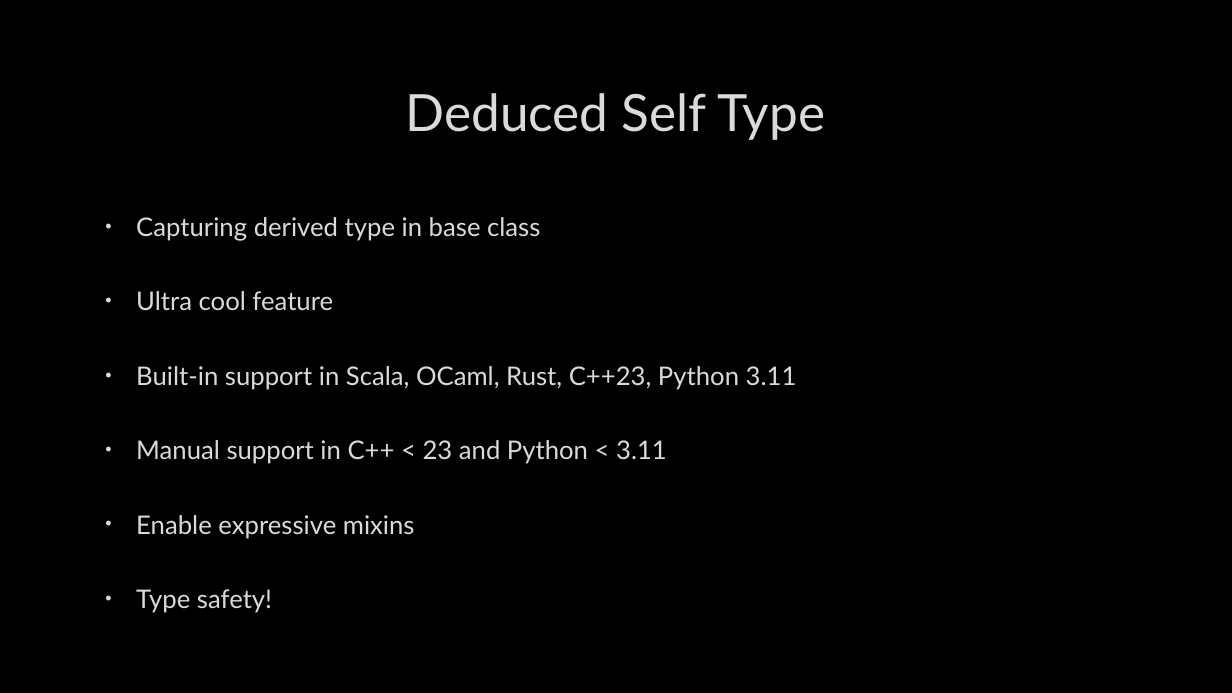
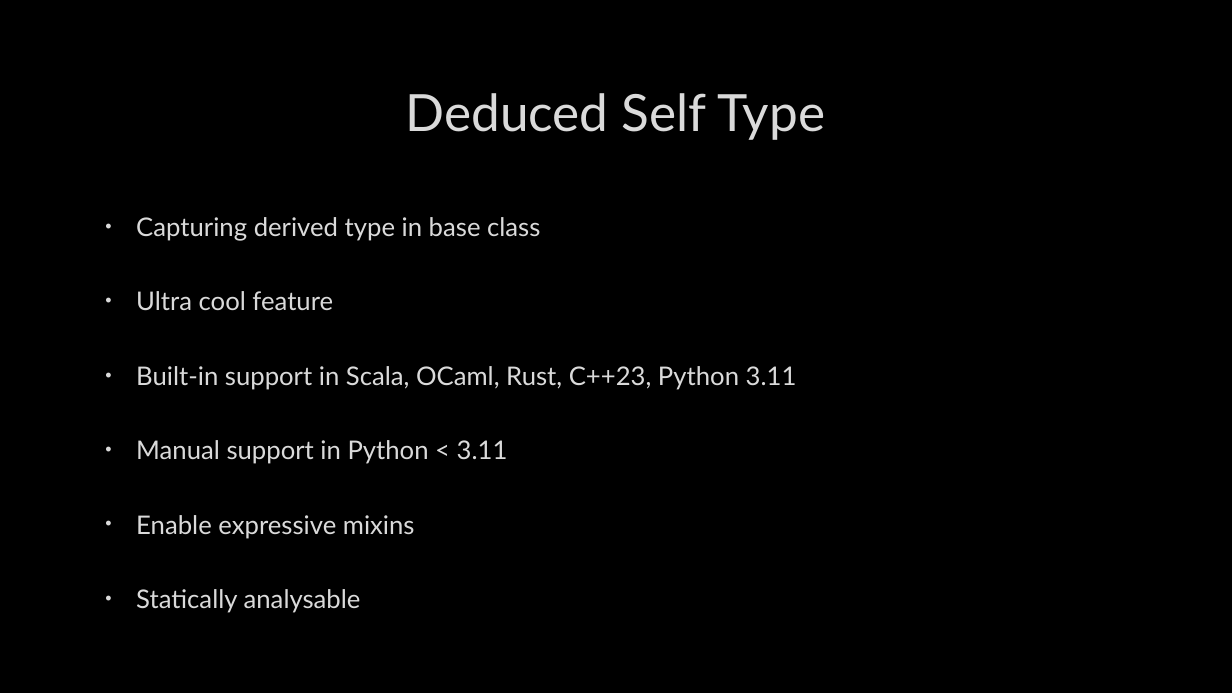
Before and after one commit to MC-DeltaT/PythonFromAltUniverses, a slide deck: slide 8 of Slides.pptx (slide 9 before the commit). Drawn at 1232x693 pixels with LibreOffice and Linux fonts; fonts in the diff are those of the drawing; background and template pictures are left out. Boxes give left, top, right and bottom in pixels: in the first picture for what was removed or moved away, otherwise in the second. Text is boxed around its words. In the diff, an @@ line names an element or a change of style, - is before the commit and + after.

```diff
--- a/Slides.pptx
+++ b/Slides.pptx
@@ text at (136,440,508,464): text changed @@
-• Manual support in C++ < 23 and Python < 3.11
+• Manual support in Python < 3.11
@@ text at (136,589,361,613): text changed @@
-• Type safety!
+• Statically analysable
```
Also in this commit, not shown: 8 other slides changed, 2 slides removed, 5 other files.
